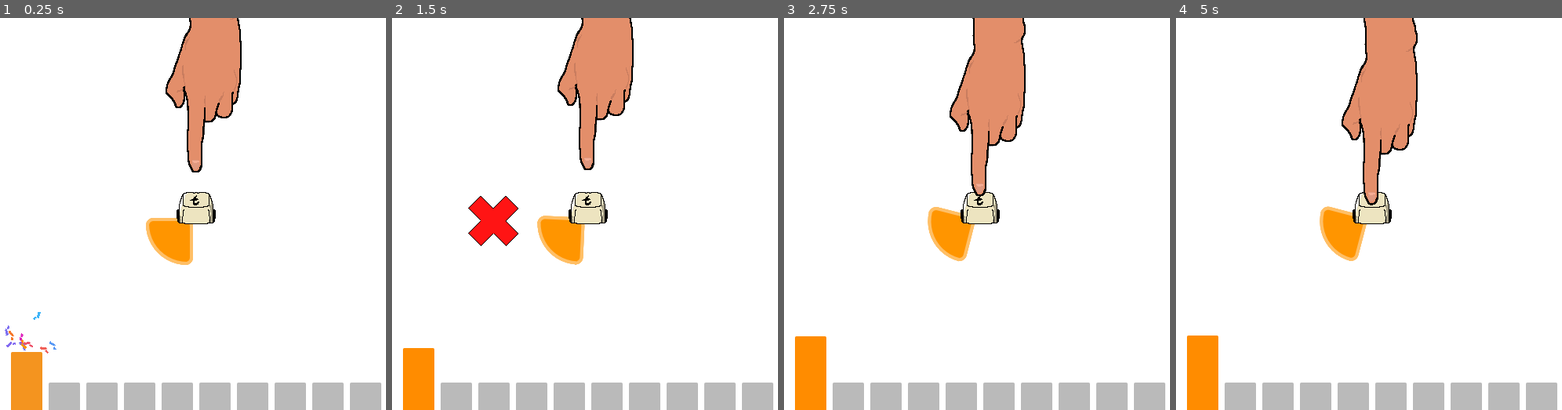
Above: before the commit, frames 1-4 (left to right).
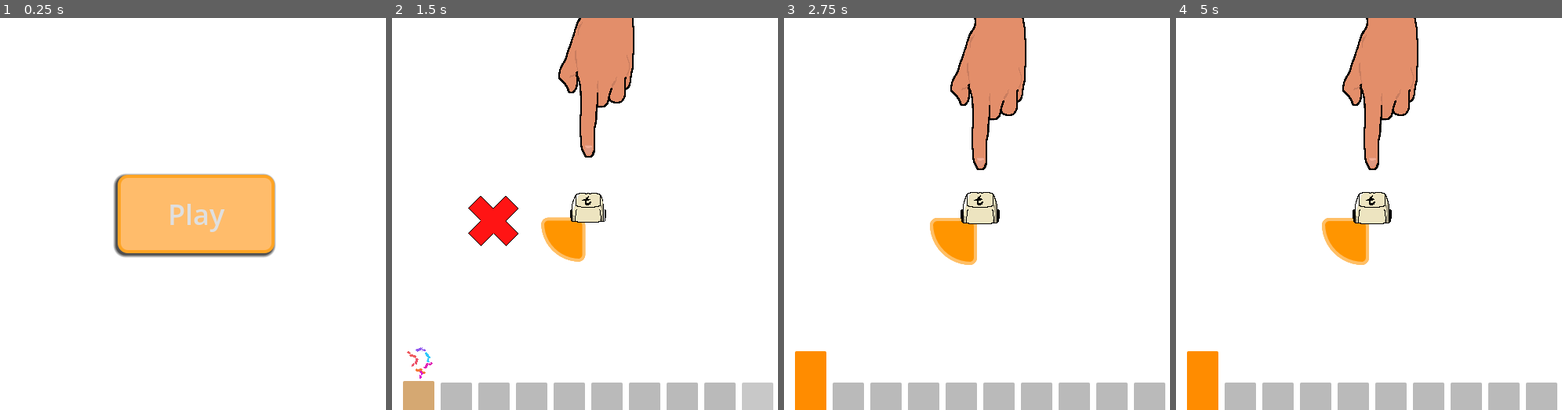
Above: after the commit, the same moments.

Repository: wpuerner/t
Game: Godot game, scene res://scenes/main.tscn
Same seed, same stepped clock (60 frames per second), same inputs: the game is played once before the commit and once after it. Sound files missing from this copy of the repository are replaced by a short silence.
Inputs (mouse positions are in pixels of both pictures, inside the frame that each line leads up to):
- Up to frame 1 (0.25 s): no input
- Up to frame 2 (1.5 s): click (588, 214) at 0.5 s, where only the run after the commit has a clickable "Play"; hold S (s) from 1.28 s (still down)
- Up to frame 3 (2.75 s): tap T (t) at 1.55, 2.1 s; release S (s) at 2.03 s; tap S (s) at 2.3 s
- Up to frame 4 (5 s): hold S (s) 2.78-3.53 s; tap T (t) at 3.05, 3.6, 4.55 s; tap S (s) at 3.8 s; hold S (s) from 4.28 s (still down)

The runs differ from the first frame. In frame 1, 20% of the frame differs, in the area x 1-99%, y 0-100%; in frame 2, 3.3%; in frame 3, 3.1%; in frame 4, 3.6%.

Commit message:
adds start button

Diff:
--- a/scenes/level_number/level_number.gd
+++ b/scenes/level_number/level_number.gd
@@ -8,7 +8,6 @@
 func _ready():
 	for i in range(num_panels):
 		_get_panel(i).color = gradient.sample(float(i)/float(num_panels))
-	set_level_number(0)
 
 func set_level_number(value):
 	for i in range(num_panels):
@@ -25,3 +24,9 @@
 
 func _get_panel(panel_number: int):
 	return h_box_container.get_node(str("LevelNumberPanelContainer", panel_number))
+
+func initialize():
+	for i in range(num_panels):
+		_get_panel(i).initialize()
+		await get_tree().create_timer(0.08).timeout
+	set_level_number(0)
--- a/scenes/level_number/level_number_panel_container.gd
+++ b/scenes/level_number/level_number_panel_container.gd
@@ -20,3 +20,6 @@
 	is_active = false
 	animation_player.play("deactivate")
 	create_tween().tween_property(panel, "modulate", Color("bababa"), 0.3)
+
+func initialize():
+	create_tween().tween_property(panel, "modulate", Color("bababa"), 0.25)
--- a/scenes/level_number/level_number_panel_container.tscn
+++ b/scenes/level_number/level_number_panel_container.tscn
@@ -126,7 +126,7 @@
 size_flags_horizontal = 3
 
 [node name="Panel" type="Panel" parent="Control"]
-modulate = Color(0.73, 0.73, 0.73, 1)
+modulate = Color(0.729412, 0.729412, 0.729412, 0)
 custom_minimum_size = Vector2(40, 0)
 layout_mode = 0
 offset_top = 40.0
--- a/scenes/main.gd
+++ b/scenes/main.gd
@@ -43,7 +43,6 @@
 	conductor.register_callback(PackedFloat32Array([0.5, 1.5, 2.5, 3.5]), 0, _s_key_callable)
 	conductor.register_callback(PackedFloat32Array([0.5, 1.5, 2.5, 3.5]), HIT_THRESHOLD_SECS, _check_s_beat)
 	conductor.register_callback(PackedFloat32Array([4]), -0.09, _check_measure)
-	conductor.start()
 
 func _twitch(_beat):
 	measure_number.twitch()
@@ -128,3 +127,15 @@
 	var node = preload("res://scenes/effects/green_circle/green_circle.tscn").instantiate()
 	node.global_position = instantiate_at
 	add_child(node)
+
+
+func _on_texture_button_pressed():
+	find_child("TextureButton").visible = false
+	var tween: Tween = create_tween()
+	tween.set_parallel(true)
+	tween.tween_property(left_hand, "position", Vector2(250, 240), 1.0)
+	tween.tween_property(measure_number, "scale", Vector2.ONE, 1.0)
+	tween.tween_property(t_key, "scale", Vector2.ONE, 1.0)
+	level_number.initialize()
+	await get_tree().create_timer(2.0).timeout
+	conductor.start()
--- a/scenes/main.tscn
+++ b/scenes/main.tscn
@@ -9,11 +9,27 @@
 [ext_resource type="PackedScene" uid="uid://d33qvy7pddp52" path="res://scenes/measure_number/measure_number.tscn" id="7_sqj8x"]
 [ext_resource type="PackedScene" uid="uid://menmcythox1n" path="res://scenes/level_number/level_number.tscn" id="9_k6c3f"]
 
+[sub_resource type="StyleBoxFlat" id="StyleBoxFlat_grcr3"]
+bg_color = Color(1, 0.739, 0.42, 1)
+border_width_left = 4
+border_width_top = 4
+border_width_right = 4
+border_width_bottom = 4
+border_color = Color(1, 0.641667, 0.14, 1)
+corner_radius_top_left = 12
+corner_radius_top_right = 12
+corner_radius_bottom_right = 12
+corner_radius_bottom_left = 12
+shadow_color = Color(0, 0, 0, 0.690196)
+shadow_size = 4
+shadow_offset = Vector2(-2, 2)
+
 [node name="Main" type="Node"]
 script = ExtResource("1_sylqq")
 
 [node name="T" parent="." instance=ExtResource("2_5ynkg")]
 position = Vector2(250, 238)
+scale = Vector2(1e-05, 1e-05)
 key_sprite_texture = ExtResource("3_14enn")
 
 [node name="S" parent="." instance=ExtResource("2_5ynkg")]
@@ -24,7 +40,7 @@
 [node name="Conductor" parent="." instance=ExtResource("5_yc77b")]
 
 [node name="LeftHand" parent="." instance=ExtResource("4_u1mty")]
-position = Vector2(249, 240)
+position = Vector2(250, 0)
 
 [node name="RightHand" parent="." instance=ExtResource("4_u1mty")]
 position = Vector2(0, 270)
@@ -38,3 +54,21 @@
 [node name="MeasureNumber" parent="." instance=ExtResource("7_sqj8x")]
 z_index = -1
 position = Vector2(250, 251)
+scale = Vector2(1e-05, 1e-05)
+
+[node name="CenterContainer" type="CenterContainer" parent="."]
+anchors_preset = 15
+anchor_right = 1.0
+anchor_bottom = 1.0
+grow_horizontal = 2
+grow_vertical = 2
+
+[node name="TextureButton" type="Button" parent="CenterContainer"]
+custom_minimum_size = Vector2(200, 100)
+layout_mode = 2
+theme_override_font_sizes/font_size = 36
+theme_override_styles/normal = SubResource("StyleBoxFlat_grcr3")
+theme_override_styles/hover = SubResource("StyleBoxFlat_grcr3")
+text = "Play"
+
+[connection signal="pressed" from="CenterContainer/TextureButton" to="." method="_on_texture_button_pressed"]
Not shown: 1 places in scenes/main.tscn that only renumber resources
